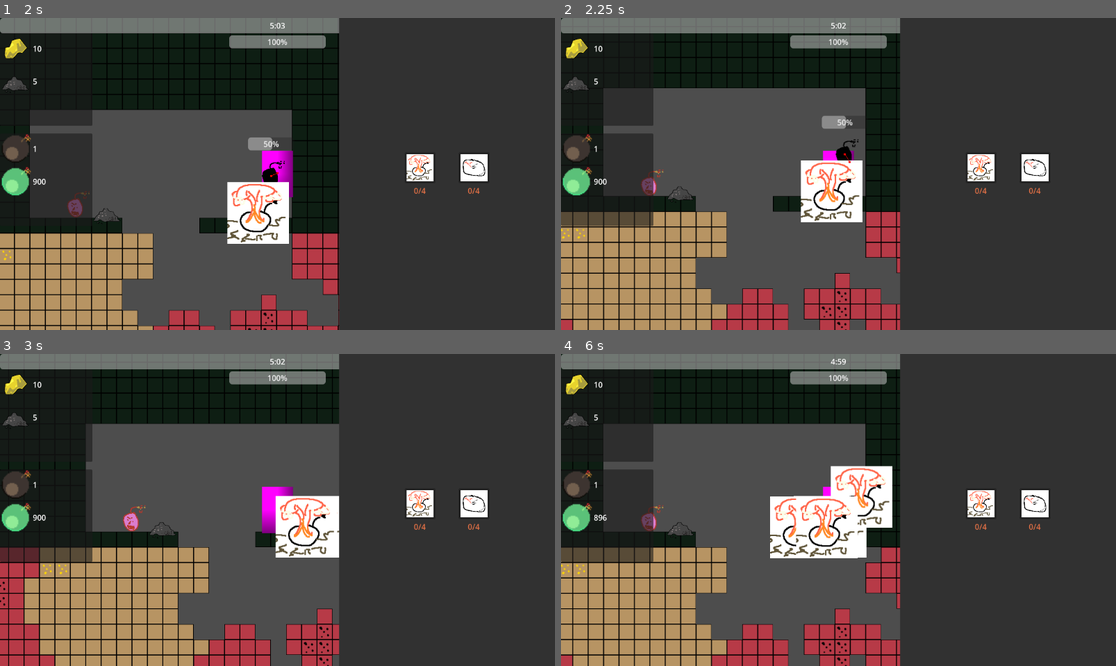
Above: before the commit, frames 1-4 (two rows, left to right).
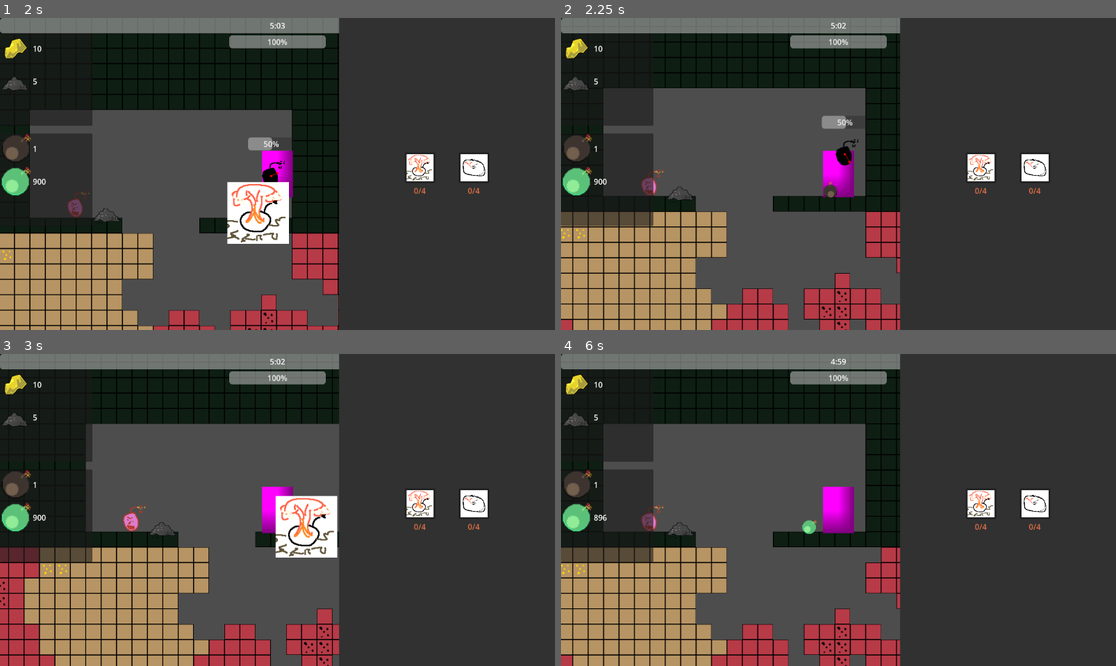
Above: after the commit, the same moments.

Repository: DevFTB/LD57
Game: Godot game, scene res://game.tscn
Two runs of this game, one before a commit and one after it. Both use one fixed random seed, a clock stepped at 60 frames per second and the inputs below. Sound files missing from this copy of the repository are replaced by a short silence.
Inputs (mouse positions are in pixels of both pictures, inside the frame that each line leads up to):
- Up to frame 1 (2 s): move the mouse to (399, 158) at 0.52 s; hold D (move_right) from 0.53 s (still down); click (399, 158) at 0.6 s; tap W (jump) at 0.77, 1.52 s; move the mouse to (166, 189) at 1.27 s; tap E (interact) at 1.35 s; click (166, 189) at 1.55 s
- Up to frame 2 (2.25 s): move the mouse to (894, 105) at 2.02 s; release D (move_right) at 2.03 s; hold A (move_left) from 2.03 s (still down); hold 1 (select_bomb_1) from 2.03 s (still down)
- Up to frame 3 (3 s): click (333, 441) at 2.3 s; move the mouse to (249, 572) at 2.77 s; release A (move_left) at 2.78 s; release 1 (select_bomb_1) at 2.78 s; hold D (move_right) from 2.78 s (still down); tap 2 (select_bomb_2) at 2.85 s
- Up to frame 4 (6 s): tap W (jump) at 3.02, 3.77, 4.52 s; click (810, 572) at 3.05 s; move the mouse to (1005, 556) at 3.52 s; tap 3 (select_bomb_3) at 3.6 s; click (1005, 556) at 3.8 s; move the mouse to (672, 463) at 4.27 s; release D (move_right) at 4.28 s; hold A (move_left) 4.28-5.03 s; click (672, 463) at 4.35 s; move the mouse to (866, 510) at 5.02 s; hold D (move_right) 5.03-5.78 s; click (866, 510) at 5.1 s; move the mouse to (755, 432) at 5.77 s; hold A (move_left) from 5.78 s (still down); tap E (interact) at 5.85 s

Frame 1 is identical in both runs. In frame 2, 2.2% of the frame differs, in the area x 43-55%, y 45-66%; in frame 3, 0.1%; in frame 4, 4.9%, in the area x 37-60%, y 35-66%.

Commit message:
Fixed broken signal

Diff:
--- a/entities/throwables/bomb/bomb_explode.gd
+++ b/entities/throwables/bomb/bomb_explode.gd
@@ -1,9 +1,5 @@
 extends AnimatedSprite2D
 
 func _ready():
-	$AudioStreamPlayer2D.pitch_scale = randf_range(0.7,1.3)
-
-
-
-func _on_audio_stream_player_2d_finished():
-	queue_free()
+	$AudioStreamPlayer2D.finished.connect(queue_free)
+	$AudioStreamPlayer2D.pitch_scale = randf_range(0.7, 1.3)
--- a/entities/throwables/bomb/bomb_explode.tscn
+++ b/entities/throwables/bomb/bomb_explode.tscn
@@ -29,4 +29,3 @@
 stream = ExtResource("2_33yin")
 volume_db = -5.0
 autoplay = true
-bus = &"Sound FX"
Not shown: 1 places in game.tscn that only renumber resources
